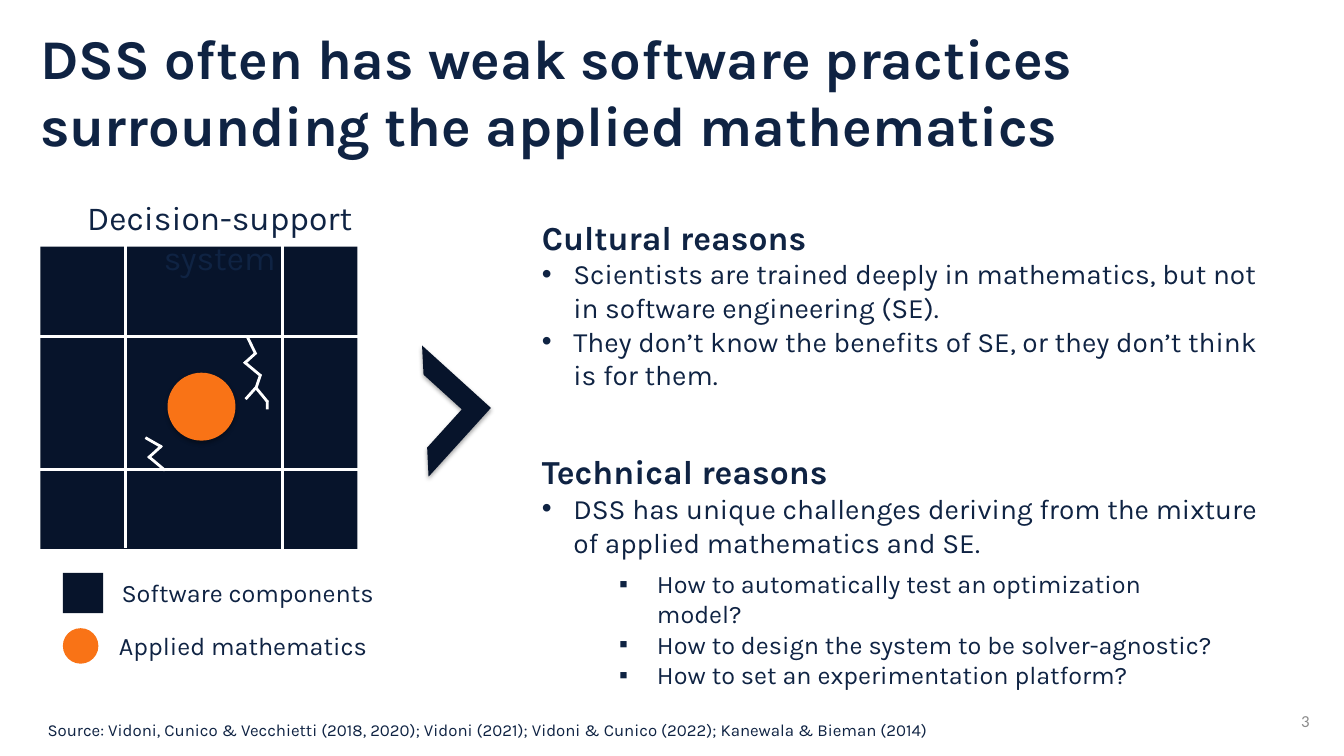
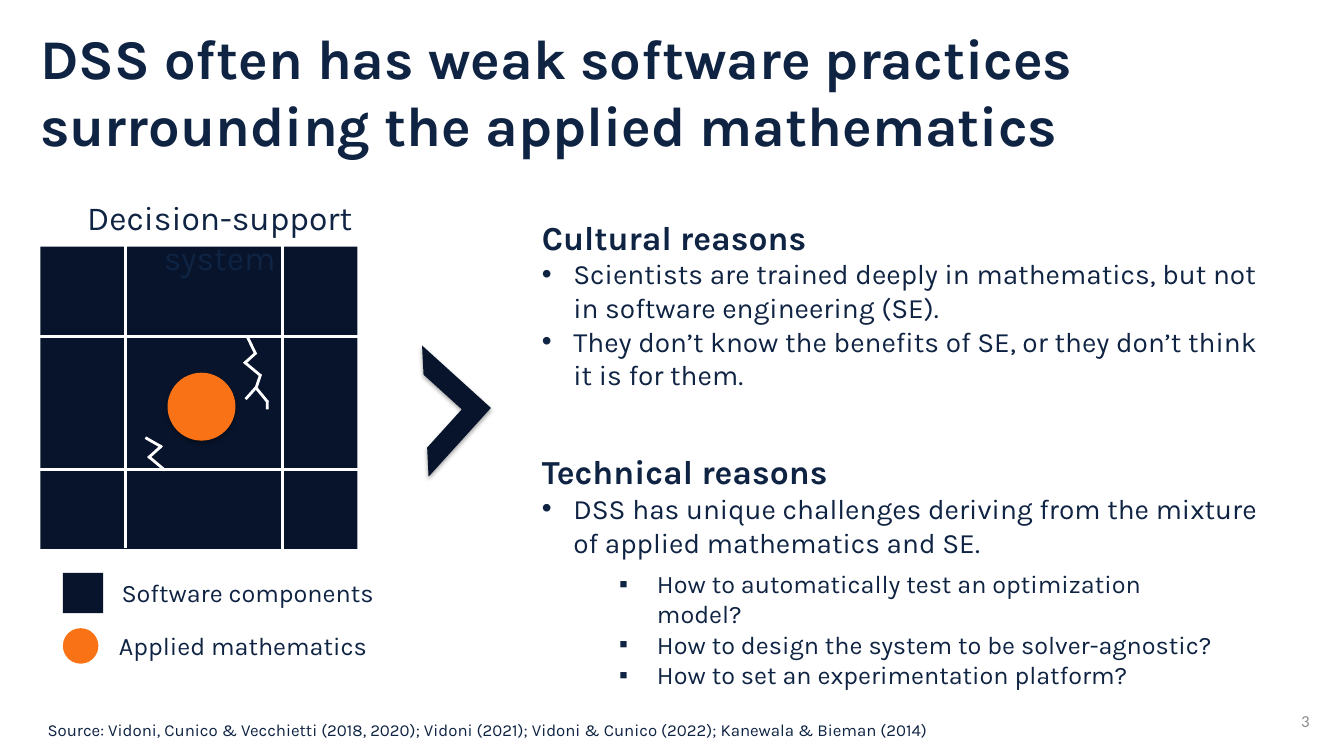
Before and after one commit to sefop/sefop-training-hub, a slide deck: slide 3 of workshops/2026-10-25-agifors-annual-symposium/agifors-sefop.pptx. Drawn at 1344x756 pixels with LibreOffice and Linux fonts; fonts in the diff are those of the drawing. Boxes give left, top, right and bottom in pixels: in the first picture for what was removed or moved away, otherwise in the second. Text is boxed around its words. In the diff, an @@ line names an element or a change of style, - is before the commit and + after.

```diff
--- a/workshops/2026-10-25-agifors-annual-symposium/agifors-sefop.pptx
+++ b/workshops/2026-10-25-agifors-annual-symposium/agifors-sefop.pptx
@@ text at [573, 332, 1256, 386]: text changed @@
-• They don’t know the benefits of SE, or they don’t think is for them.
+• They don’t know the benefits of SE, or they don’t think it is for them.
```
Also in this commit, not shown: 2 other slides changed, 1 other file.
